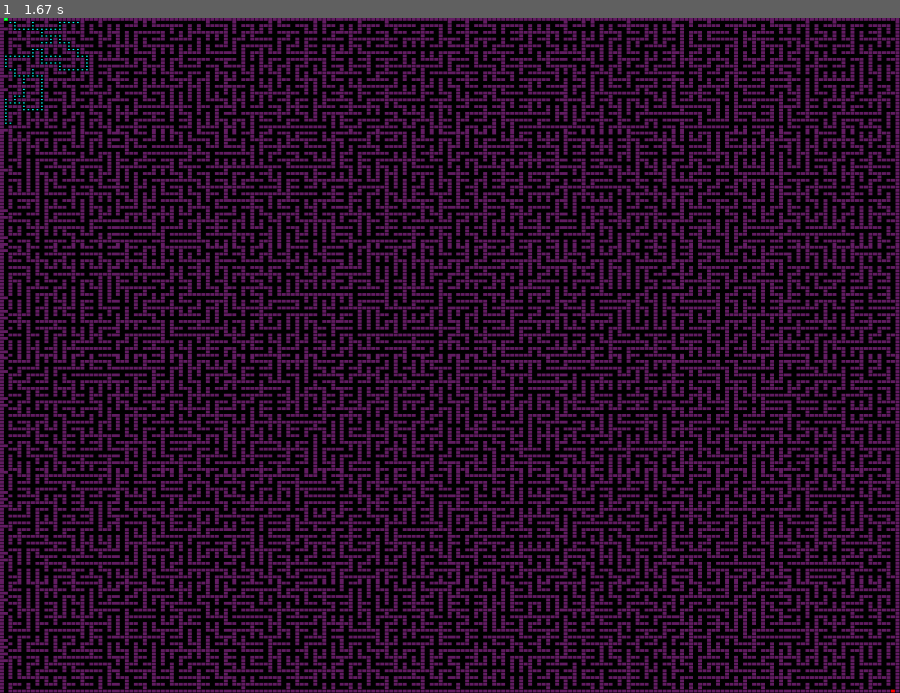
Above: before the commit, frame 1.
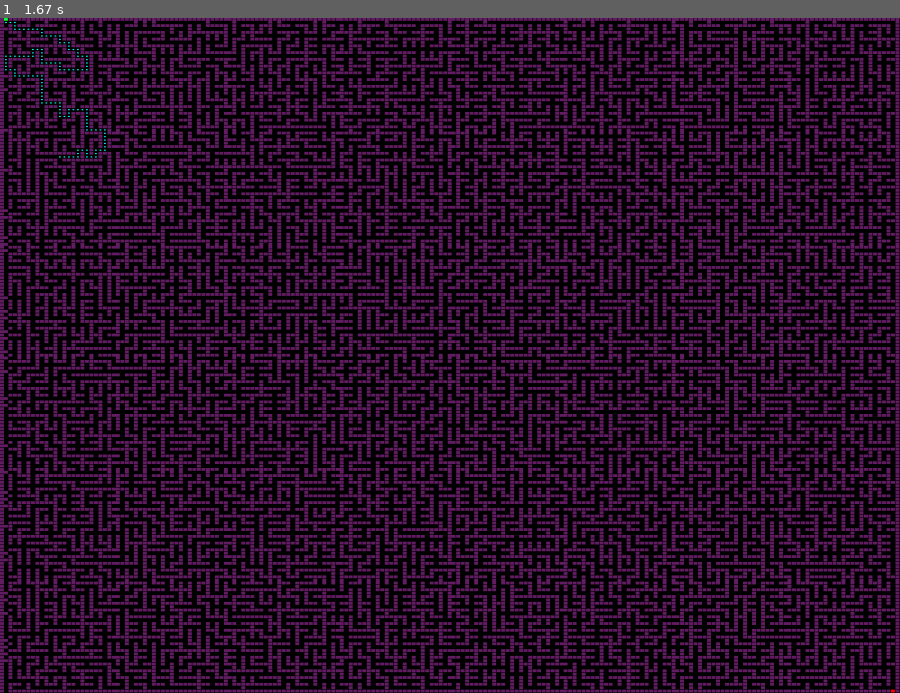
Above: after the commit, the same moment.

Repository: marianodominguez/pythonLab
Game: pygame game, started from maze/testMaze.py
Same seed, same stepped clock (60 frames per second), same inputs: the game is played once before the commit and once after it.
Inputs:
- Up to frame 1 (1.67 s): no input

The runs differ from the first frame. In frame 1, less than 0.1% of the frame differs, in the area x 0-12%, y 0-21%.

Commit message:
add backtrack path

Diff:
--- a/maze/DisplayMaze.py
+++ b/maze/DisplayMaze.py
@@ -9,6 +9,7 @@
 import random
 from pygame.locals import *
 from time import sleep
+from collections import deque
 
 # Function to read a maze from maze.txt file
 def generate_maze(filename='maze.txt'):
@@ -219,6 +220,27 @@
                     count += 1
         return count
 
+    def backtrack_path(self, visited, exit_point, parent):
+        """
+        Backtrack to find the path from the exit point to the start point.
+
+        Args:
+            visited: Set of visited coordinates
+            exit_point: The coordinates of the exit point
+
+        Returns:
+            List of coordinates representing the path from start to exit
+        """
+        path = []
+        current = exit_point
+
+        while current in visited:
+            path.append(current)
+            print("Current position:", current)
+            # Find the parent of the current node
+            current = parent.get(f"{current[0], current[1]}", None)
+        return path[::-1]  # Reverse the path to get it from start to exit
+
     def solve(self):
         """
         Solve the maze using a simple algorithm (e.g., DFS or BFS)
@@ -227,6 +249,7 @@
         stack = [(self.myX, self.myY)]
         path = []
         visited = set()
+        parent =  {}
         while stack:
             x, y = stack.pop()
 
@@ -234,16 +257,10 @@
                 continue
             visited.add((x, y))
 
-            if self.number_of_new_neighbors(x, y, visited) != 0:
-                path.append((x, y))
-            else:
-                if path:
-                    path.pop()
-
             # Check if exit is reached
             if self.maze[x][y] == 'E':
                 print("Exit found at:", (x, y))
-                return path
+                return self.backtrack_path(visited, (x, y), parent)
 
             # Explore neighbors
             n= [
@@ -259,4 +276,37 @@
                    (new_x, new_y) not in visited and \
                    (self.maze[new_x][new_y] == ' ' or self.maze[new_x][new_y] == 'E'):
                     stack.append((new_x, new_y))
+                    parent[f"{new_x,new_y}" ] = (x,y)
         return []
+
+    def solve_bfs(self):
+        queue = deque([(self.myX, self.myY)])
+        parent =  {}
+        visited = set()
+        while queue:
+            x, y = queue.popleft()
+
+            if (x, y) in visited:
+                continue
+            visited.add((x, y))
+
+            # Check if exit is reached
+            if self.maze[x][y] == 'E':
+                print("Exit found at:", (x, y))
+                return self.backtrack_path(visited, (x, y), parent)
+
+            # Explore neighbors
+            n= [
+                (0, 1), (1, 0),
+                (0, -1), (-1, 0)
+               ]
+
+            random.shuffle(n)
+            for dx, dy in n:
+                new_x = x + dx
+                new_y = y + dy
+                if 0 <= new_x < self.MAZE_W and 0 <= new_y < self.MAZE_H and \
+                   (new_x, new_y) not in visited and \
+                   (self.maze[new_x][new_y] == ' ' or self.maze[new_x][new_y] == 'E'):
+                    queue.append((new_x, new_y))
+                    parent[f"{new_x,new_y}" ] = (x,y)
--- /dev/null
+++ b/maze/maze1.txt
@@ -0,0 +1,21 @@
+*S*******************
+*     *   *         *
+* ***** * ******* ***
+* * *   * *   * *   *
+* * * * * *** * *** *
+*     * *           *
+*********** *********
+*         *   *     *
+*** * ******* *** ***
+* * * *     *       *
+* * ***** *** *** * *
+*           * *   * *
+* ********* * * *** *
+* *     * * * * *   *
+* *** *** ********* *
+*     *       *   * *
+***** * * ***** * * *
+* * *   *       *   *
+* * * ************* *
+*             *     E
+*********************
